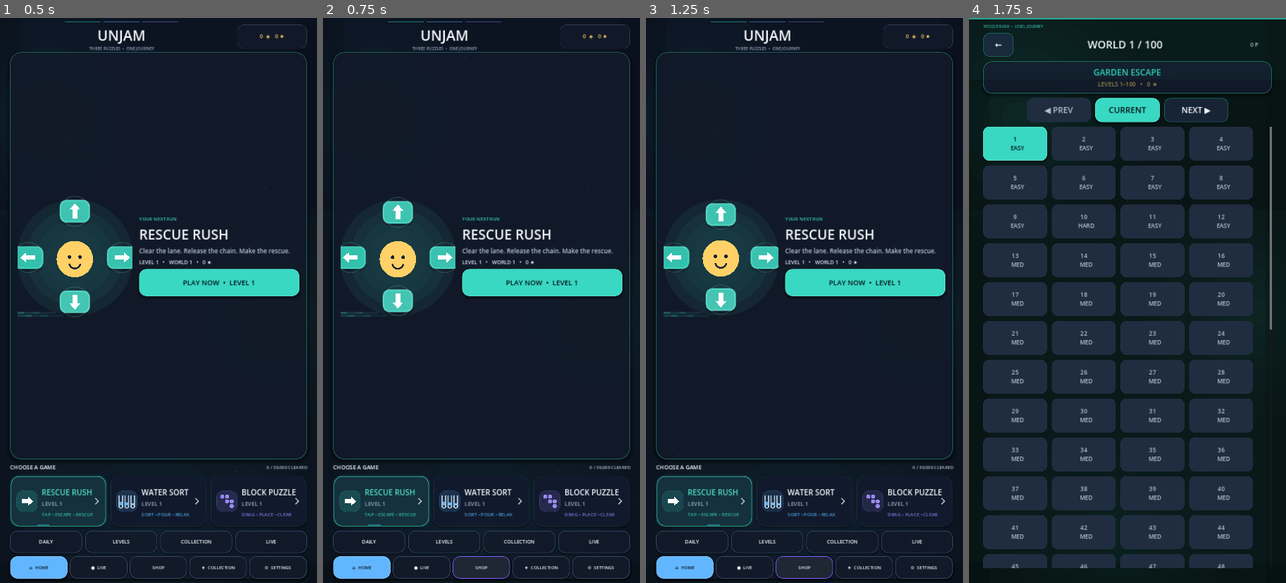
Above: before the commit, frames 1-4 (left to right).
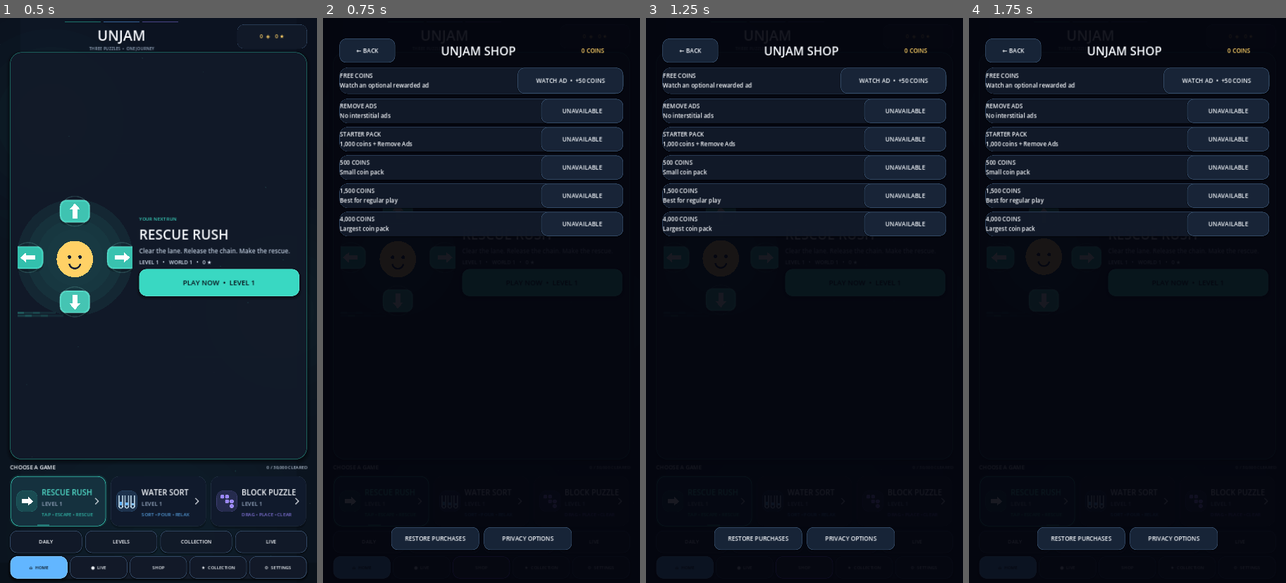
Above: after the commit, the same moments.

Repository: eghosa001/unjam
Game: Godot game, scene res://scenes/Main.tscn
The game is run twice, just before and just after one commit, with the same random seed, the same clock (stepped at 60 frames per second) and the same inputs.
Inputs:
- Up to frame 1 (0.5 s): no input
- Up to frame 2 (0.75 s): click "SHOP" at 0.5 s
- Up to frame 3 (1.25 s): no input
- Up to frame 4 (1.75 s): click "PLAY NOW • LEVEL 1" at 1.25 s

Frame 1 is identical in both runs. In frame 2, 25% of the frame differs, in the area x 0-98%, y 0-100%; in frame 3, 25%; in frame 4, 52%, in the area x 0-100%, y 0-98%.

Commit message:
refactor: make Home own Shop launcher

Diff:
--- a/scripts/ui/monetization_hub.gd
+++ b/scripts/ui/monetization_hub.gd
@@ -14,14 +14,6 @@
 	AdManager.rewarded_completed.connect(_on_rewarded_completed)
 	AdManager.rewarded_failed.connect(_on_rewarded_failed)
 	call_deferred("_build_ui")
-	set_process(true)
-
-func _process(_delta: float) -> void:
-	if shop_button == null or not is_instance_valid(shop_button):
-		return
-	var host := get_parent()
-	var surface := str(host.get("current_surface")) if host != null else ""
-	shop_button.visible = surface == "home" and (overlay == null or not overlay.visible)
 
 func _build_ui() -> void:
 	if layer != null:
@@ -29,16 +21,14 @@
 	layer = CanvasLayer.new()
 	layer.layer = 500
 	add_child(layer)
+	# Home owns the visible Shop navigation entry. Keep this launcher node only
+	# as an internal compatibility target for rebuild code; it never competes
+	# with Home for layout or visibility ownership.
 	shop_button = Button.new()
 	shop_button.text = "SHOP"
+	shop_button.visible = false
 	shop_button.custom_minimum_size = Vector2(230, 82)
-	shop_button.set_anchors_preset(Control.PRESET_BOTTOM_LEFT)
-	shop_button.position = Vector2(425, -120)
-	shop_button.add_theme_font_size_override("font_size", 22)
-	shop_button.add_theme_stylebox_override("normal", _box(Color("7c5cff"), 24, Color("ffffff33"), 2))
-	shop_button.add_theme_stylebox_override("hover", _box(Color("957cff"), 24, Color("ffffff66"), 2))
-	shop_button.add_theme_stylebox_override("pressed", _box(Color("5c3fd6"), 24, Color.WHITE, 2))
-	shop_button.pressed.connect(_open_shop)
+	shop_button.pressed.connect(open_shop)
 	layer.add_child(shop_button)
 	overlay = Control.new()
 	overlay.set_anchors_and_offsets_preset(Control.PRESET_FULL_RECT)
@@ -157,9 +147,11 @@
 		buy.pressed.connect(_purchase.bind(product_id, buy))
 	row.add_child(buy)
 
-func _open_shop() -> void:
+func open_shop() -> void:
+	if overlay == null or not is_instance_valid(overlay):
+		call_deferred("open_shop")
+		return
 	overlay.visible = true
-	shop_button.visible = false
 	_refresh()
 	AnalyticsManager.track("shop_opened", {})
 
@@ -228,7 +220,6 @@
 	_build_ui()
 	if was_open:
 		overlay.visible = true
-		shop_button.visible = false
 
 func _on_node_added(node: Node) -> void:
 	if node == null or not node.has_signal("finished"):
